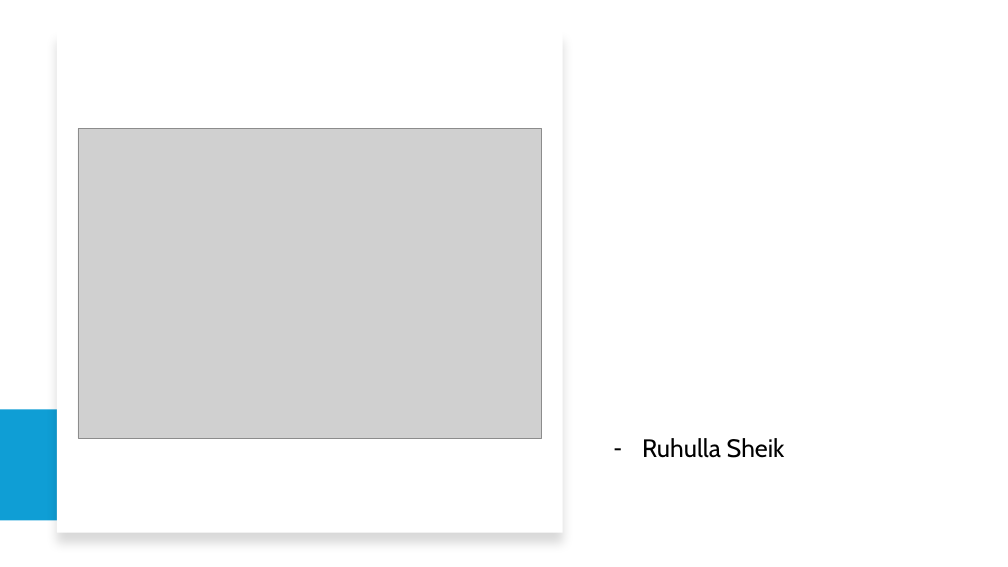
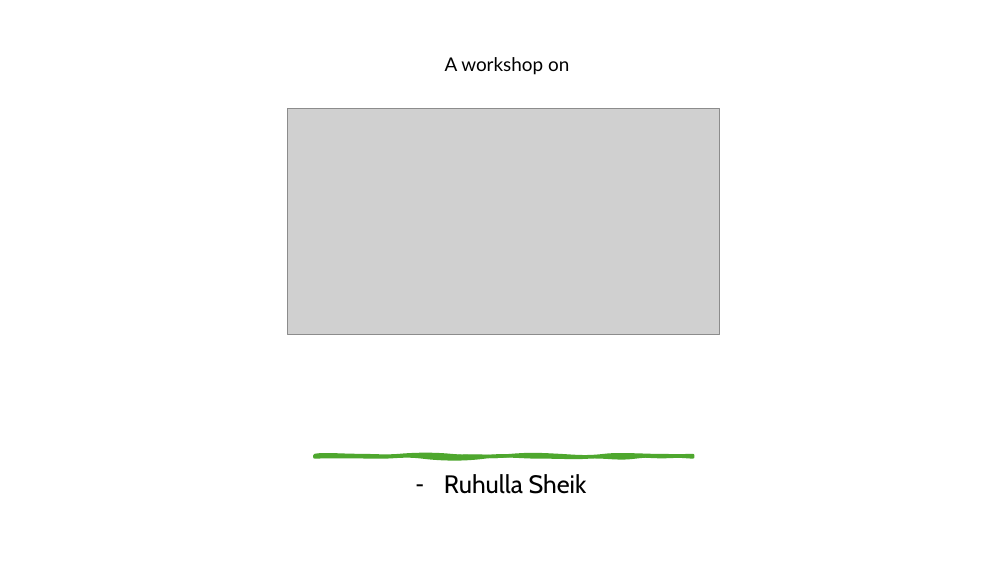
Before and after one commit to olearno/workshops, a slide deck: slide 1 of mongo/mongo_demo.pptx. Drawn at 1008x567 pixels with LibreOffice and Linux fonts; fonts in the diff are those of the drawing; grey boxes stand for pictures. Boxes give left, top, right and bottom in pixels: in the first picture for what was removed or moved away, otherwise in the second. Text is boxed around its words. In the diff, an @@ line names an element or a change of style, - is before the commit and + after.

```diff
--- a/mongo/mongo_demo.pptx
+++ b/mongo/mongo_demo.pptx
@@ rectangle removed at [57,31,563,533] @@
@@ text added at [445,57,569,75], 18 pt, text #000000 @@
+A workshop on
@@ picture added at [288,108,720,335] @@
@@ picture removed at [78,129,541,438] @@
@@ rectangle removed at [0,409,469,521] @@
@@ subtitle "Ruhulla Sheik": place and size @@
-subtitle "Ruhulla Sheik" at [642,438,785,458]
+subtitle "Ruhulla Sheik" at [444,474,587,494]
@@ subtitle "Ruhulla Sheik" at [444,474,587,494]: alignment left to centre @@
@@ freeform shape added at [315,455,693,457], fill #4EA72E, outline #4EA72E 3.25 pt @@
```
Also in this commit, not shown: 2 other slides changed, 1 slide added, 1 slide removed, 1 other file.
